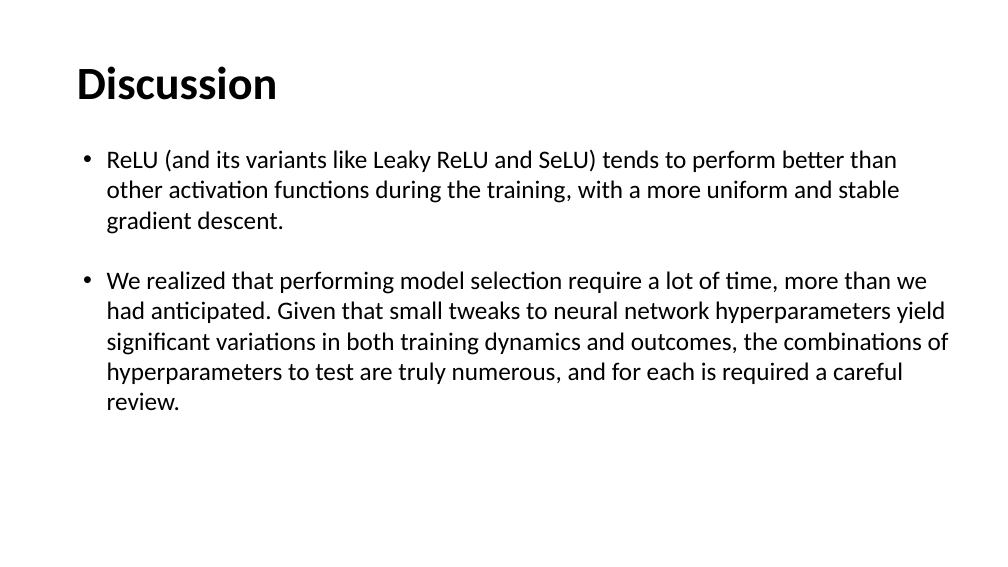
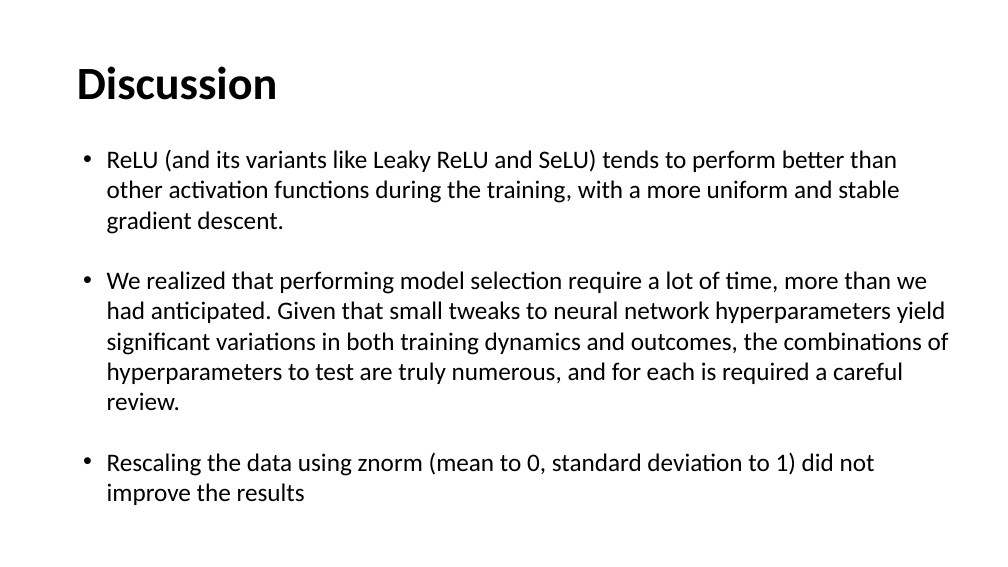
Before and after one commit to tommasoDR/NN-Implementation, a slide deck: slide 19 of Report.pptx (slide 17 before the commit). Drawn at 1008x567 pixels with LibreOffice and Linux fonts; fonts in the diff are those of the drawing. Boxes give left, top, right and bottom in pixels: in the first picture for what was removed or moved away, otherwise in the second. Text is boxed around its words. In the diff, an @@ line names an element or a change of style, - is before the commit and + after.

```diff
--- a/Report.pptx
+++ b/Report.pptx
@@ text at (107,452,875,505): paragraph added @@
+• Rescaling the data using znorm (mean to 0, standard deviation to 1) did not improve the results
```
Also in this commit, not shown: 3 other slides changed, 2 slides added, 19 other files.
